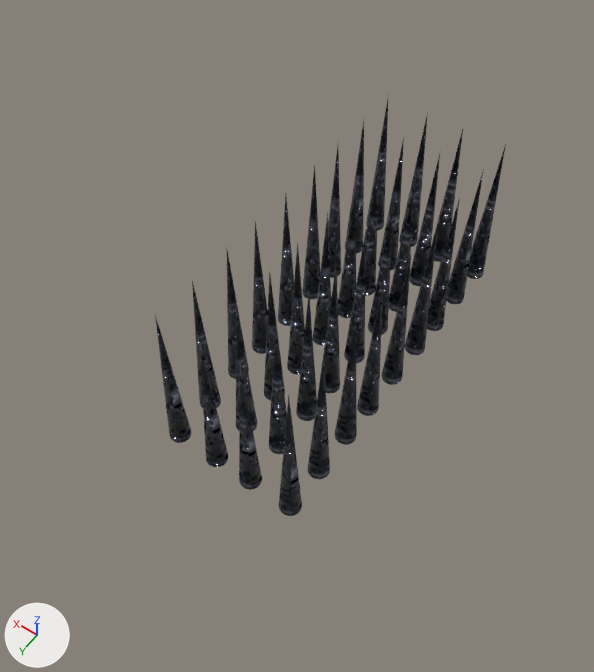
An edit to the glTF model 箱庭/Asset/Models/Terrains/Gimmick/Nidle/Nidle.gltf, drawn before and after from the same camera.
Before and after are seen from a 50 mm camera at (-3.17, 4.95, 6.53) aimed at (-0.06, 0.59, -0.31). Arrows for +X, +Y and +Z are at lower left; the lights stay in place. Vertices at the same position are counted once.

In view in the first picture: '円錐'.
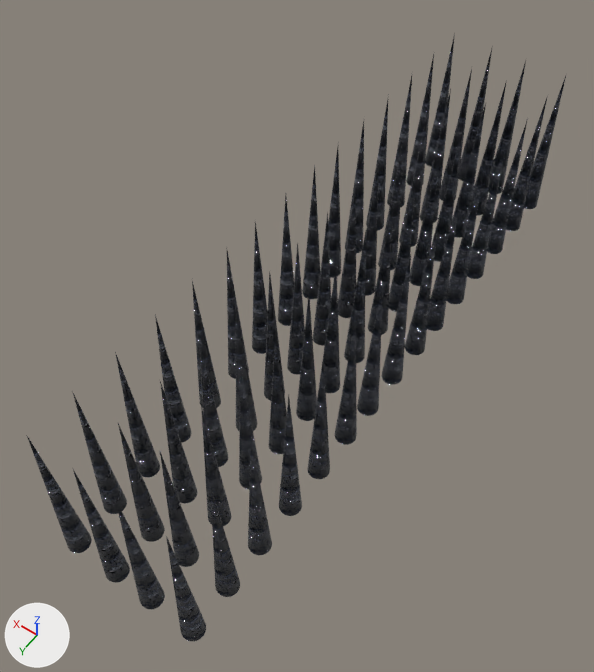
What differs and where, as boxes [x1, y1, x2, y2] in the pictures (594 x 672 px):
'円錐', reshaped (54% wider, 44% taller): before [155, 94, 506, 516]; after [27, 34, 567, 641]
part 1 of me_円錐, added (black): after [118, 423, 165, 542]
part 2 of me_円錐, added (black): after [160, 381, 197, 504]
part 3 of me_円錐, added (black): after [73, 469, 130, 583]
part 4 of me_円錐, added (black): after [72, 391, 127, 514]
part 5 of me_円錐, added (black): after [115, 352, 160, 478]
part 6 of me_円錐, added (black): after [27, 436, 92, 553]
part 7 of me_円錐, added (black): after [210, 485, 240, 597]
part 8 of me_円錐, added (black): after [248, 440, 272, 555]
part 9 of me_円錐, added (black): after [166, 536, 206, 641]
part 10 of me_円錐, added (black): after [160, 452, 199, 567]
part 11 of me_円錐, added (black): after [201, 406, 231, 526]
part 12 of me_円錐, added (black): after [115, 499, 165, 609]
part 13 of me_円錐, added (black): after [440, 69, 472, 201]
part 14 of me_円錐, added (black): after [458, 45, 493, 181]
part 15 of me_円錐, added (black): after [420, 89, 451, 223]
part 16 of me_円錐, added (black): after [406, 54, 434, 186]
part 17 of me_円錐, added (black): after [425, 34, 455, 167]
part 18 of me_円錐, added (black): after [387, 76, 412, 207]
part 19 of me_円錐, added (black): after [506, 95, 548, 231]
part 20 of me_円錐, added (black): after [524, 73, 567, 209]
part 21 of me_円錐, added (black): after [487, 119, 528, 254]
part 22 of me_円錐, added (black): after [470, 80, 507, 216]
part 23 of me_円錐, added (black): after [489, 61, 526, 194]
part 24 of me_円錐, added (black): after [452, 103, 486, 238]

The change, as a diff of the scene's bpy script:
```diff
--- a/箱庭/Asset/Models/Terrains/Gimmick/Nidle/Nidle.gltf.py
+++ b/箱庭/Asset/Models/Terrains/Gimmick/Nidle/Nidle.gltf.py
@@ me_円錐 @@
-me_円錐.from_pydata(...)  # 1188 vertices, 2232 faces; spans x -1.05..0.62, y -2.05..2.06, z -1.0..1.0
+me_円錐.from_pydata(...)  # 1980 vertices, 3720 faces; spans x -1.05..0.62, y -3.56..3.56, z -1.0..1.0
+# me_円錐 part 1: a new loose piece, a 32-sided cone pointing to +z spanning x -0.12..0.12, y 2.82..3.06, z -1.0..1.0, in mat_マテリアル
+# me_円錐 part 2: a new loose piece, a 32-sided cone pointing to +z spanning x -0.12..0.12, y 2.32..2.56, z -1.0..1.0, in mat_マテリアル
+# me_円錐 part 3: a new loose piece, a 32-sided cone pointing to +z spanning x -0.12..0.12, y 3.32..3.56, z -1.0..1.0, in mat_マテリアル
+# me_円錐 part 4: a new loose piece, a 32-sided cone pointing to +z spanning x 0.38..0.62, y 2.82..3.06, z -1.0..1.0, in mat_マテリアル
+# me_円錐 part 5: a new loose piece, a 32-sided cone pointing to +z spanning x 0.38..0.62, y 2.32..2.56, z -1.0..1.0, in mat_マテリアル
+# me_円錐 part 6: a new loose piece, a 32-sided cone pointing to +z spanning x 0.38..0.62, y 3.32..3.56, z -1.0..1.0, in mat_マテリアル
+# me_円錐 part 7: a new loose piece, a 32-sided cone pointing to +z spanning x -1.05..-0.82, y 2.82..3.06, z -1.0..1.0, in mat_マテリアル
+# me_円錐 part 8: a new loose piece, a 32-sided cone pointing to +z spanning x -1.05..-0.82, y 2.32..2.56, z -1.0..1.0, in mat_マテリアル
+# me_円錐 part 9: a new loose piece, a 32-sided cone pointing to +z spanning x -1.05..-0.82, y 3.32..3.56, z -1.0..1.0, in mat_マテリアル
+# me_円錐 part 10: a new loose piece, a 32-sided cone pointing to +z spanning x -0.55..-0.32, y 2.82..3.06, z -1.0..1.0, in mat_マテリアル
+# me_円錐 part 11: a new loose piece, a 32-sided cone pointing to +z spanning x -0.55..-0.32, y 2.32..2.56, z -1.0..1.0, in mat_マテリアル
+# me_円錐 part 12: a new loose piece, a 32-sided cone pointing to +z spanning x -0.55..-0.32, y 3.32..3.56, z -1.0..1.0, in mat_マテリアル
+# me_円錐 part 13: a new loose piece, a 32-sided cone pointing to +z spanning x -0.12..0.12, y -3.06..-2.83, z -1.0..1.0, in mat_マテリアル
+# me_円錐 part 14: a new loose piece, a 32-sided cone pointing to +z spanning x -0.12..0.12, y -3.56..-3.33, z -1.0..1.0, in mat_マテリアル
+# me_円錐 part 15: a new loose piece, a 32-sided cone pointing to +z spanning x -0.12..0.12, y -2.56..-2.33, z -1.0..1.0, in mat_マテリアル
+# me_円錐 part 16: a new loose piece, a 32-sided cone pointing to +z spanning x 0.38..0.62, y -3.06..-2.83, z -1.0..1.0, in mat_マテリアル
+# me_円錐 part 17: a new loose piece, a 32-sided cone pointing to +z spanning x 0.38..0.62, y -3.56..-3.33, z -1.0..1.0, in mat_マテリアル
+# me_円錐 part 18: a new loose piece, a 32-sided cone pointing to +z spanning x 0.38..0.62, y -2.56..-2.33, z -1.0..1.0, in mat_マテリアル
+# me_円錐 part 19: a new loose piece, a 32-sided cone pointing to +z spanning x -1.05..-0.82, y -3.06..-2.83, z -1.0..1.0, in mat_マテリアル
+# me_円錐 part 20: a new loose piece, a 32-sided cone pointing to +z spanning x -1.05..-0.82, y -3.56..-3.33, z -1.0..1.0, in mat_マテリアル
+# me_円錐 part 21: a new loose piece, a 32-sided cone pointing to +z spanning x -1.05..-0.82, y -2.56..-2.33, z -1.0..1.0, in mat_マテリアル
+# me_円錐 part 22: a new loose piece, a 32-sided cone pointing to +z spanning x -0.55..-0.32, y -3.06..-2.83, z -1.0..1.0, in mat_マテリアル
+# me_円錐 part 23: a new loose piece, a 32-sided cone pointing to +z spanning x -0.55..-0.32, y -3.56..-3.33, z -1.0..1.0, in mat_マテリアル
+# me_円錐 part 24: a new loose piece, a 32-sided cone pointing to +z spanning x -0.55..-0.32, y -2.56..-2.33, z -1.0..1.0, in mat_マテリアル
+# me_円錐 part 25: 2232 kept faces spanning x -1.05..0.62, y -2.05..2.06, z -1.0..1.0 get new texture (UV) coordinates
 me_円錐.materials.append(mat_マテリアル)
```
